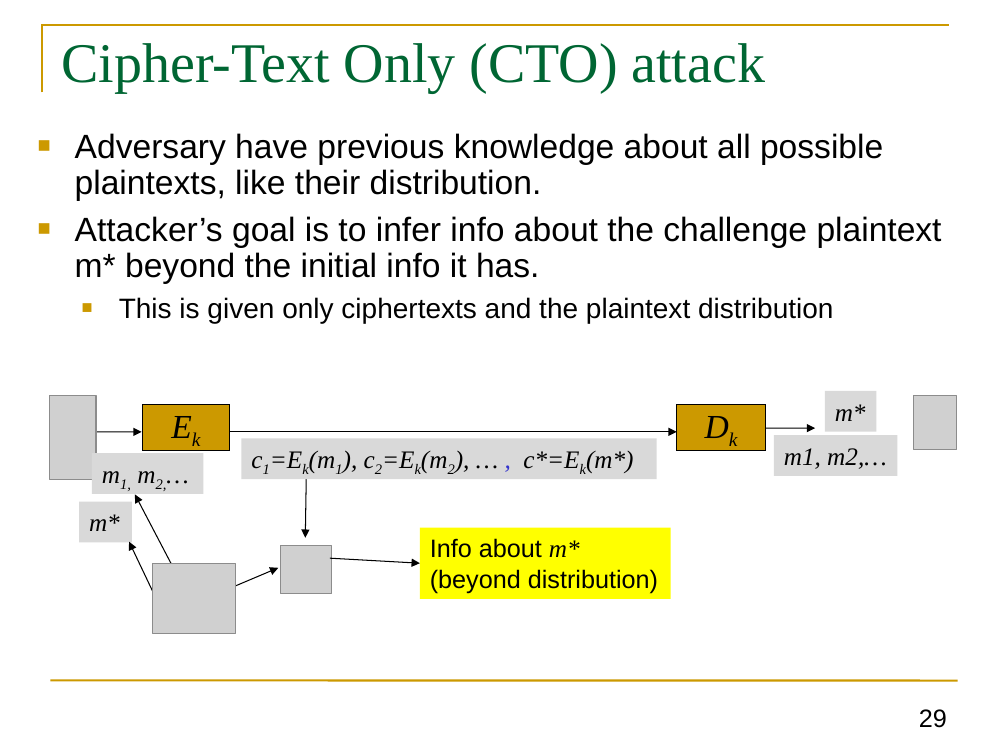
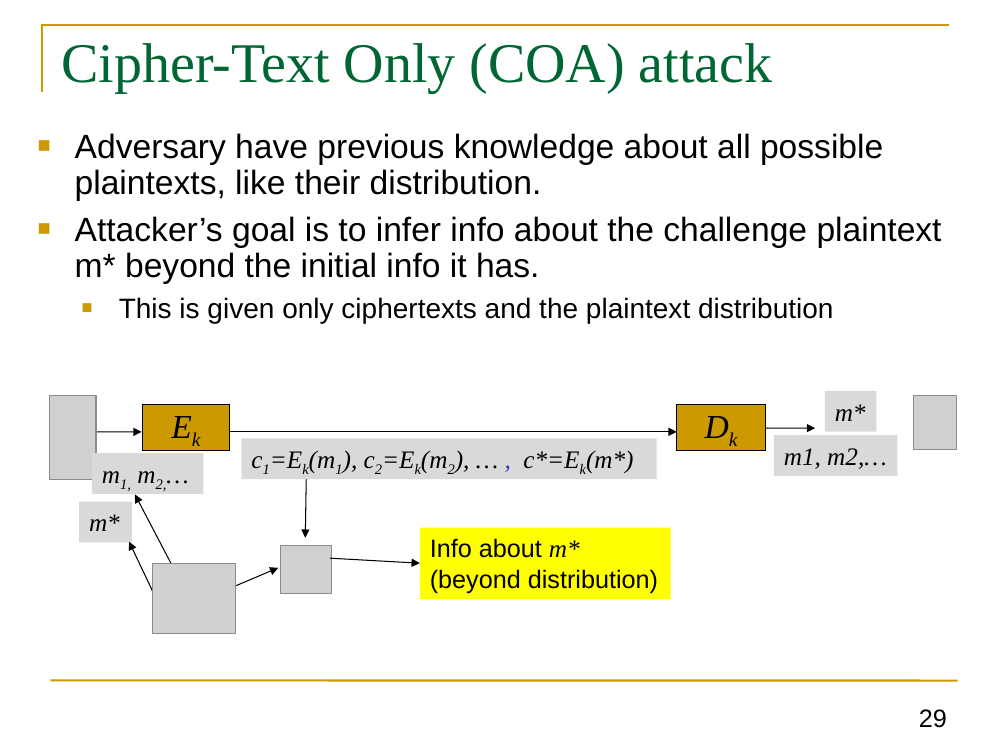
Before and after one commit to GhadaAlmashaqbeh/GhadaAlmashaqbeh.github.io, a slide deck: slide 29 of courses/cse3400-f2025/lecture2.pptx. Drawn at 1008x756 pixels with LibreOffice and Linux fonts; fonts in the diff are those of the drawing; grey boxes stand for pictures. Boxes give left, top, right and bottom in pixels: in the first picture for what was removed or moved away, otherwise in the second. Text is boxed around its words. In the diff, an @@ line names an element or a change of style, - is before the commit and + after.

```diff
--- a/courses/cse3400-f2025/lecture2.pptx
+++ b/courses/cse3400-f2025/lecture2.pptx
@@ title at (61,43,772,92): text changed @@
-Cipher-Text Only (CTO) attack
+Cipher-Text Only (COA) attack
```
Also in this commit, not shown: 4 other slides changed, 2 other files.
